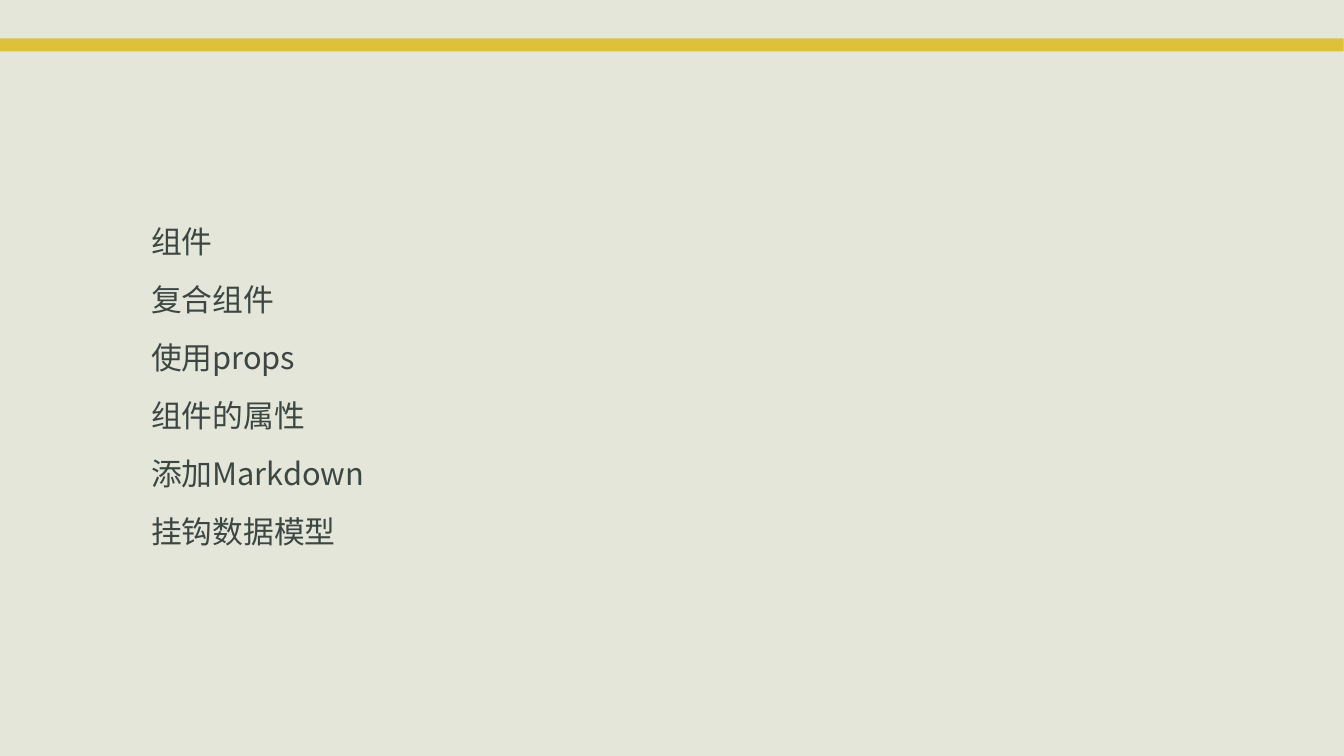
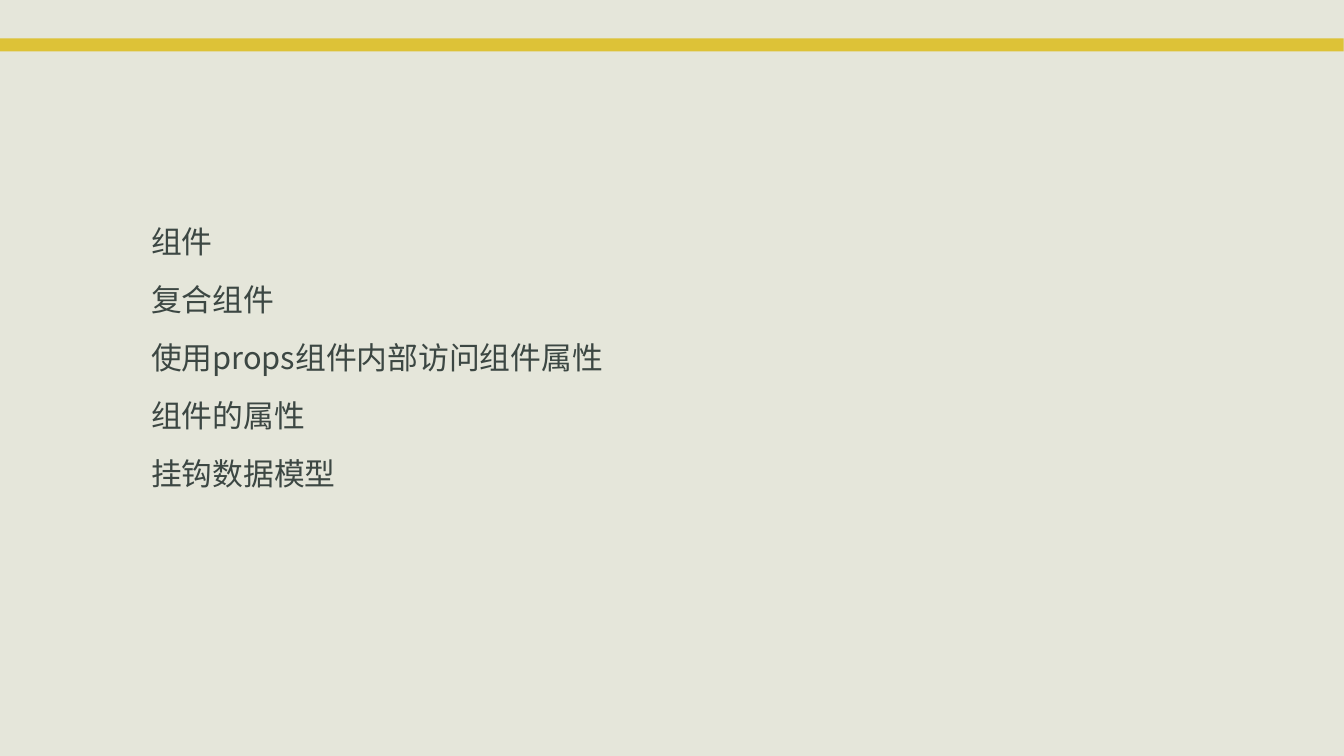
Before and after one commit to eventao/courseware, a slide deck: slide 3 of ppt/react/react.pptx. Drawn at 1344x756 pixels with LibreOffice and Linux fonts; fonts in the diff are those of the drawing; background and template pictures are left out. Boxes give left, top, right and bottom in pixels: in the first picture for what was removed or moved away, otherwise in the second. Text is boxed around its words. In the diff, an @@ line names an element or a change of style, - is before the commit and + after.

Commit message:
react ppt

```diff
--- a/ppt/react/react.pptx
+++ b/ppt/react/react.pptx
@@ text at (x1=151, y1=343, x2=603, y2=376): text changed @@
-使用props
+使用props组件内部访问组件属性
@@ text at (x1=151, y1=459, x2=364, y2=488): paragraph removed @@
-添加Markdown
```
